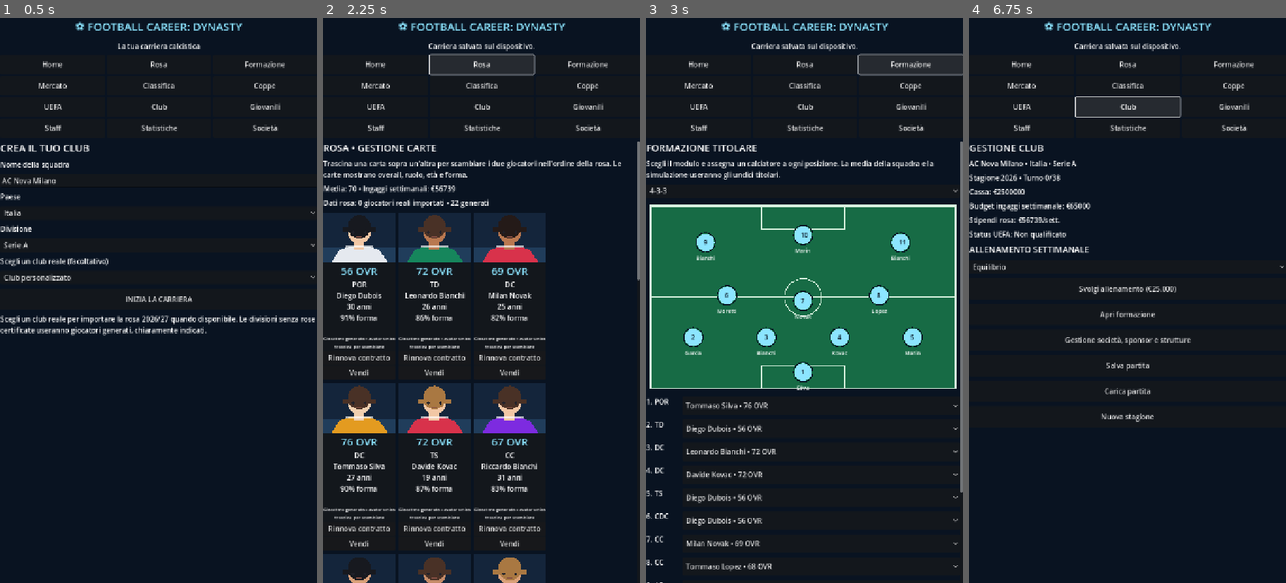
Above: before the commit, frames 1-4 (left to right).
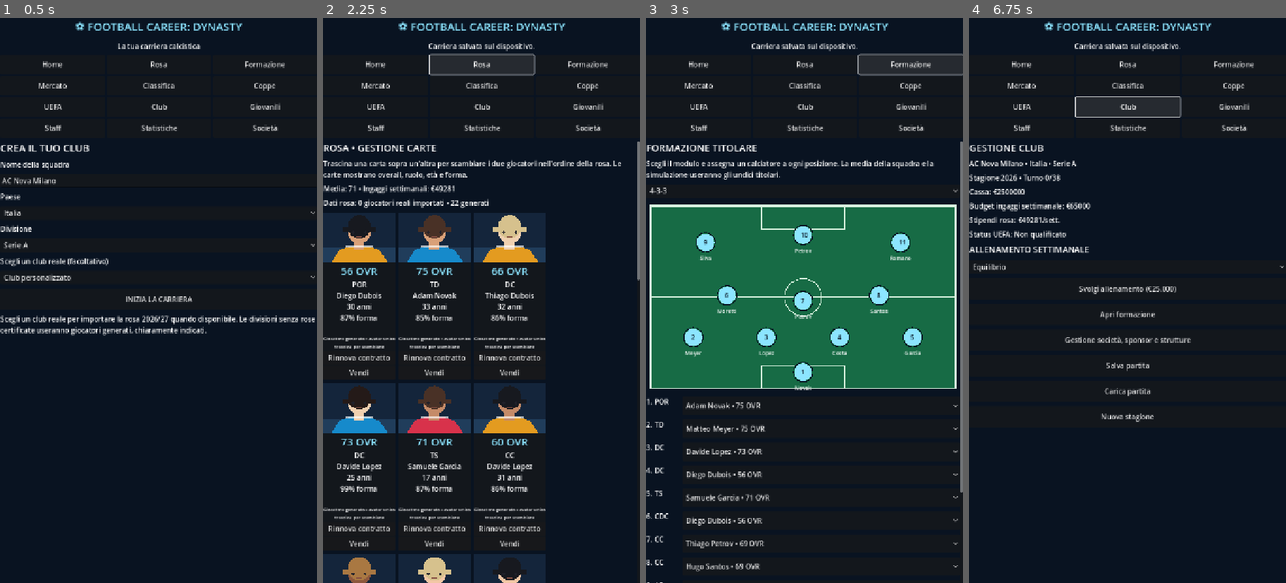
Above: after the commit, the same moments.

Repository: chat60216-debug/football-manager-
Game: Godot game, scene res://scenes/main.tscn
The game is run twice, just before and just after one commit, with the same random seed, the same clock (stepped at 60 frames per second) and the same inputs.
Inputs:
- Up to frame 1 (0.5 s): no input
- Up to frame 2 (2.25 s): click "INIZIA LA CARRIERA" at 0.5 s; click "Home" at 1.25 s; click "Rosa" at 2 s
- Up to frame 3 (3 s): click "Formazione" at 2.75 s
- Up to frame 4 (6.75 s): click "Mercato" at 3.5 s; click "Classifica" at 4.25 s; click "Coppe" at 5 s; click "UEFA" at 5.75 s; click "Club" at 6.5 s

Frame 1 is identical in both runs. In frame 2, 5.1% of the frame differs, in the area x 2-68%, y 29-100%; in frame 3, 1.5%; in frame 4, less than 0.1%.

Commit message:
Use collision-free IDs for real, generated and transfer-market players

Diff:
--- a/scripts/game.gd
+++ b/scripts/game.gd
@@ -259,6 +259,16 @@
 	for club in names:
 		setup_real_club.add_item(str(club))
 
+func _unique_player_id(extra: Array = []) -> int:
+	var used_ids: Dictionary = {}
+	for p in players: used_ids[int(p.get("id", -1))] = true
+	for p in market: used_ids[int(p.get("id", -1))] = true
+	for p in youth_players: used_ids[int(p.get("id", -1))] = true
+	for p in extra: used_ids[int(p.get("id", -1))] = true
+	var candidate: int = randi()
+	while used_ids.has(candidate): candidate = randi()
+	return candidate
+
 func _players_for_real_club(club: String) -> Array:
 	var result: Array = []
 	var code := _competition_code(country, division)
@@ -288,15 +298,17 @@
 		var rating := clampi(base_rating + randi_range(-10, 10), 48, 91)
 		var identity := str(row.get("qid", ""))
 		if identity == "": identity = str(row.get("name", ""))
-		var player_id := absi(hash(identity + "|" + chosen))
-		result.append({"id":player_id,"portrait_seed":player_id,"name":str(row.get("name","Player")),"position":pos,"age":randi_range(18,34),"rating":rating,"potential":mini(94,rating+randi_range(2,16)),"wage":rating*65,"value":rating*rating*1350,"morale":randi_range(65,88),"fitness":100,"injury":0,"contract":randi_range(1,4),"role":ROLES[i % ROLES.size()],"goals":0,"assists":0,"apps":0,"yellow":0,"red":0,"nationality":str(row.get("nationality","")),"shirt_number":int(row.get("number",0)),"real_player":true,"source":"OpenFootballBase"})
+		var player_id := _unique_player_id(result)
+		var portrait_seed := absi(hash(identity + "|" + chosen))
+		result.append({"id":player_id,"portrait_seed":portrait_seed,"name":str(row.get("name","Player")),"position":pos,"age":randi_range(18,34),"rating":rating,"potential":mini(94,rating+randi_range(2,16)),"wage":rating*65,"value":rating*rating*1350,"morale":randi_range(65,88),"fitness":100,"injury":0,"contract":randi_range(1,4),"role":ROLES[i % ROLES.size()],"goals":0,"assists":0,"apps":0,"yellow":0,"red":0,"nationality":str(row.get("nationality","")),"shirt_number":int(row.get("number",0)),"real_player":true,"source":"OpenFootballBase"})
 	return result
 
 func _make_player(index: int) -> Dictionary:
 	var pos: String = POSITIONS[index % POSITIONS.size()]
 	var rating := randi_range(54, 76)
 	var age := randi_range(17, 34)
-	return {"id":randi(),"portrait_seed":randi(),"name":FIRST.pick_random()+" "+LAST.pick_random(),"position":pos,"age":age,"rating":rating,"potential":mini(92,rating+randi_range(2,20)),"wage":randi_range(900,4200),"value":rating*rating*1200,"morale":randi_range(65,90),"fitness":randi_range(82,100),"injury":0,"contract":randi_range(1,4),"role":ROLES.pick_random(),"goals":0,"assists":0,"apps":0,"yellow":0,"red":0}
+	var player_id := _unique_player_id()
+	return {"id":player_id,"portrait_seed":randi(),"name":FIRST.pick_random()+" "+LAST.pick_random(),"position":pos,"age":age,"rating":rating,"potential":mini(92,rating+randi_range(2,20)),"wage":randi_range(900,4200),"value":rating*rating*1200,"morale":randi_range(65,90),"fitness":randi_range(82,100),"injury":0,"contract":randi_range(1,4),"role":ROLES.pick_random(),"goals":0,"assists":0,"apps":0,"yellow":0,"red":0}
 
 func _league_team_names() -> Array:
 	var pyramid_key := country + "|" + division
@@ -419,8 +431,9 @@
 			base_rating = 73
 		var rating := clampi(base_rating + randi_range(-12, 12), 45, 92)
 		var identity := str(row.get("qid", row.get("name", "player")))
-		var player_id := absi(hash(identity + "|" + str(entry.get("club", ""))))
-		var player := {"id":player_id,"portrait_seed":player_id,"name":str(row.get("name","Player")),"position":pos,"age":randi_range(18,34),"rating":rating,"potential":mini(95,rating+randi_range(2,17)),"wage":rating*70,"value":rating*rating*1450,"morale":randi_range(60,88),"fitness":100,"injury":0,"contract":randi_range(1,4),"role":"Importante","goals":0,"assists":0,"apps":0,"yellow":0,"red":0,"nationality":str(row.get("nationality","")),"shirt_number":int(row.get("number",0)),"real_player":true,"source":"OpenFootballBase","club":str(entry.get("club",""))}
+		var player_id := _unique_player_id(market)
+		var portrait_seed := absi(hash(identity + "|" + str(entry.get("club", ""))))
+		var player := {"id":player_id,"portrait_seed":portrait_seed,"name":str(row.get("name","Player")),"position":pos,"age":randi_range(18,34),"rating":rating,"potential":mini(95,rating+randi_range(2,17)),"wage":rating*70,"value":rating*rating*1450,"morale":randi_range(60,88),"fitness":100,"injury":0,"contract":randi_range(1,4),"role":"Importante","goals":0,"assists":0,"apps":0,"yellow":0,"red":0,"nationality":str(row.get("nationality","")),"shirt_number":int(row.get("number",0)),"real_player":true,"source":"OpenFootballBase","club":str(entry.get("club",""))}
 		if int(staff.get("scout", 0)) > 0:
 			player["rating"] = mini(92, int(player["rating"]) + randi_range(0, int(staff.get("scout", 0))))
 			player["potential"] = mini(96, int(player["potential"]) + int(staff.get("scout", 0)))
